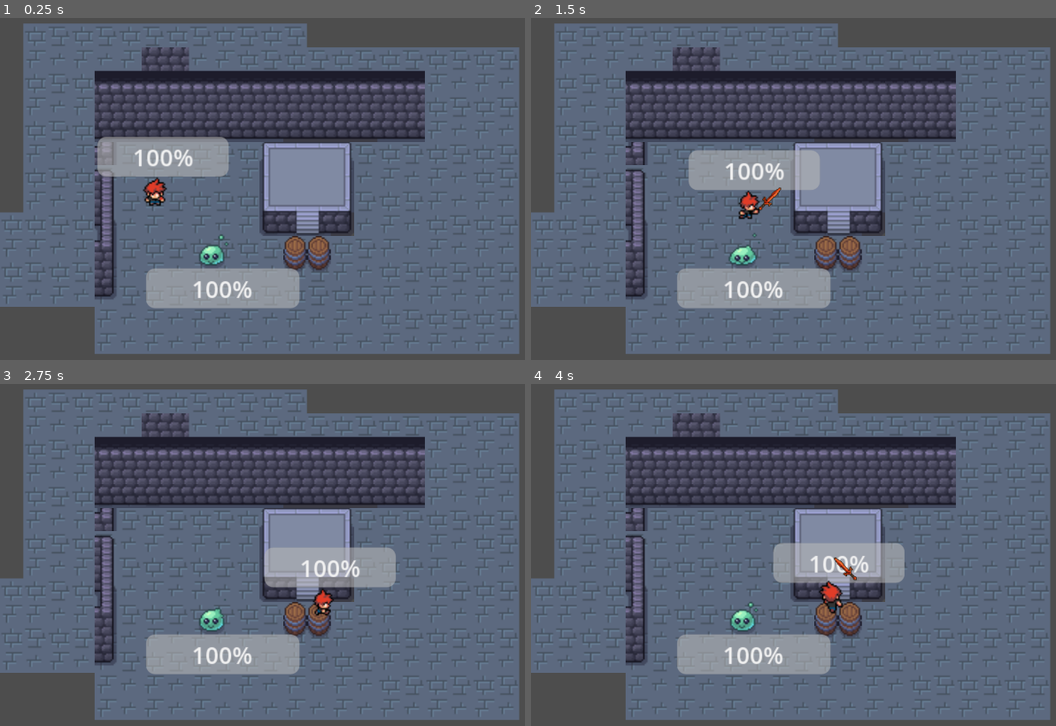
Above: before the commit, frames 1-4 (two rows, left to right).
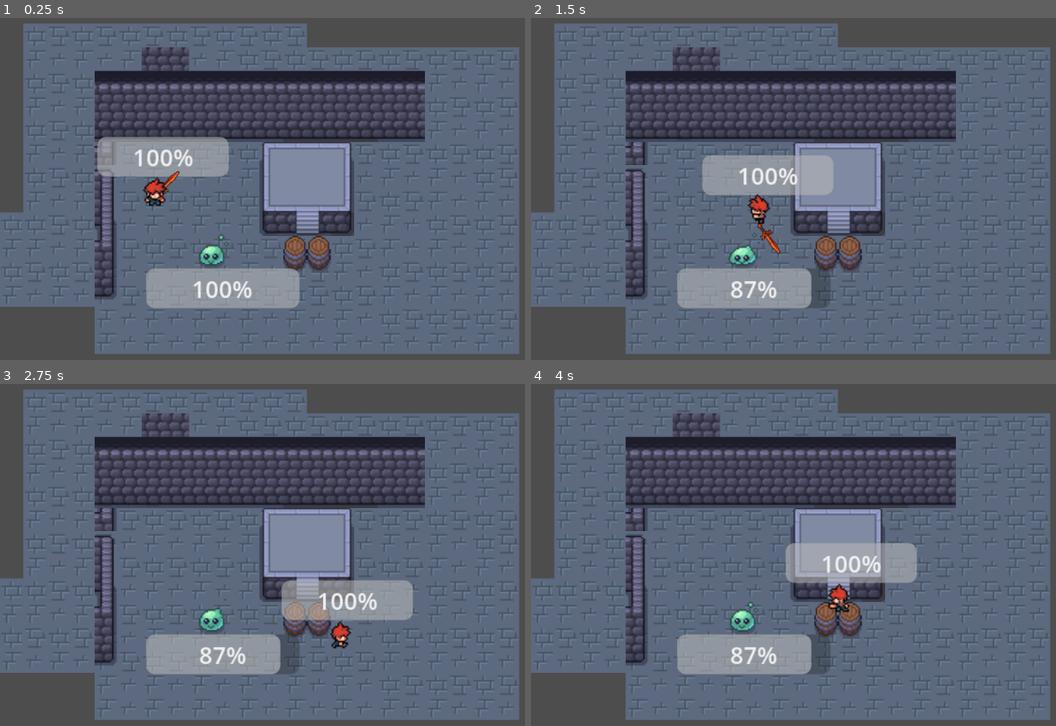
Above: after the commit, the same moments.

Repository: admiralbolt/number-go-up
Game: Godot game, scene res://test/Playground.tscn
Two runs of this game, one before a commit and one after it. Both use one fixed random seed, a clock stepped at 60 frames per second and the inputs below. This scene is started directly instead of the project's main scene.
Inputs:
- Up to frame 1 (0.25 s): no input
- Up to frame 2 (1.5 s): hold D (right) 0.53-1.28 s; tap J (attack) at 0.6, 1.35 s; hold S (down) from 1.28 s (still down)
- Up to frame 3 (2.75 s): release S (down) at 2.03 s; hold D (right) from 2.03 s (still down); tap Space (roll) at 2.1 s; tap J (attack) at 2.3 s
- Up to frame 4 (4 s): release D (right) at 2.78 s; hold W (up) 2.78-3.53 s; tap J (attack) at 2.85, 3.6 s; hold A (left) from 3.53 s (still down)

The runs differ from the first frame. In frame 1, less than 0.1% of the frame differs, in the area x 30-35%, y 44-52%; in frame 2, 2.9%; in frame 3, 5.7%, in the area x 36-79%, y 47-85%; in frame 4, 2.1%.

Commit message:
Fixed up the generic weapon animator + the weapon shaping script!

Diff:
--- a/items/weapons/swords/red_sword.gd
+++ b/items/weapons/swords/red_sword.gd
@@ -5,9 +5,7 @@
 func _init():
   self.weapon_name = "Red Sword"
   self.icon_path = "res://assets/items/red_sword.png"
-  self.collision_shape_path = "res://items/weapons/swords/red_sword_shape.tres"
-  self.render_scale = 0.51
+  self.sword_shape_path = "res://items/weapons/swords/red_sword_shape.tres"
   self.base_rotation_degrees = 45
-  self.position_offset = Vector2(15, -15)
   self.attack_animation_type = AttackAnimationType.SLASH
   self.attack_animation_effect_type = AttackAnimationEffectType.SLASH
--- a/items/weapons/swords/red_sword_shape.tres
+++ b/items/weapons/swords/red_sword_shape.tres
@@ -1,6 +1,6 @@
-[gd_resource type="Resource" script_class="CollisionWithTransform" format=3 uid="uid://b1hfx3j8yd7a4"]
+[gd_resource type="Resource" script_class="SwordShape" format=3 uid="uid://b1hfx3j8yd7a4"]
 
-[ext_resource type="Script" uid="uid://c1q3eykwhquyn" path="res://util/collision_with_transform.gd" id="1_8o3wp"]
+[ext_resource type="Script" uid="uid://tyb4s8ik0smc" path="res://util/sword_shape.gd" id="1_8o3wp"]
 
 [sub_resource type="CapsuleShape2D" id="CapsuleShape2D_pjfh6"]
 radius = 4.949682
@@ -8,7 +8,9 @@
 
 [resource]
 script = ExtResource("1_8o3wp")
+parent_scale = Vector2(0.6, 0.6)
+sprite_position = Vector2(12.5605545, -12.616631)
 collision_shape = SubResource("CapsuleShape2D_pjfh6")
-position = Vector2(6.271038, -6.663555)
-rotation = 0.7853064
-scale = Vector2(1, 1)
+shape_position = Vector2(18.831593, -19.280186)
+shape_rotation = 0.7853064
+shape_scale = Vector2(1, 1)
--- a/items/weapons/weapon.gd
+++ b/items/weapons/weapon.gd
@@ -13,17 +13,14 @@
 @export var weapon_name: String
 # The full path to the icon for this weapon e.g. res://assets/items/red_sword.png
 @export var icon_path: String
-# The full path to the collision shape for this weapon e.g. res://items/weapons/swords/...
-# This is a string path instead of the actual CollisionShape2D resource, because
-# we only need to load this part when we equpi the weapon.
-@export var collision_shape_path: String
-# How much we should scale the entire thing.
-@export var render_scale: float
+# The full path to the sword shape for this weapon e.g. res://items/weapons/swords/...
+# This is a string path instead of the actual SwordShape resource, because
+# we only need to load this part when we equip the weapon.
+# See the SwordShaping scene for creating this resource.
+@export var sword_shape_path: String
 # The base rotation of the weapon icon in degrees. The default is 45, which
 # means the weapon is pointing up and to the right by default.
 @export var base_rotation_degrees: float = 45
-# Offset when rendering the weapon.
-@export var position_offset: Vector2 = Vector2.ZERO
 # Which attack animation type to use when attacking.
 @export var attack_animation_type: AttackAnimationType = AttackAnimationType.SLASH
 # Which attack effect type to use when attacking.
--- a/main_character/player.tscn
+++ b/main_character/player.tscn
@@ -14,86 +14,7 @@
 [ext_resource type="Script" uid="uid://8lj85d5udfx4" path="res://main_character/weapon_animator.gd" id="11_q2hn0"]
 [ext_resource type="PackedScene" uid="uid://c66loi4ua6wj7" path="res://ui/basic_health_bar.tscn" id="12_5vaow"]
 
-[sub_resource type="Animation" id="Animation_q2hn0"]
-resource_name = "RESET"
-length = 0.1
-tracks/0/type = "value"
-tracks/0/imported = false
-tracks/0/enabled = true
-tracks/0/path = NodePath(".:position")
-tracks/0/interp = 1
-tracks/0/loop_wrap = true
-tracks/0/keys = {
-"times": PackedFloat32Array(0),
-"transitions": PackedFloat32Array(1),
-"update": 0,
-"values": [Vector2(0, 0)]
-}
-tracks/1/type = "value"
-tracks/1/imported = false
-tracks/1/enabled = true
-tracks/1/path = NodePath(".:rotation")
-tracks/1/interp = 1
-tracks/1/loop_wrap = true
-tracks/1/keys = {
-"times": PackedFloat32Array(0),
-"transitions": PackedFloat32Array(1),
-"update": 0,
-"values": [0.0]
-}
-tracks/2/type = "value"
-tracks/2/imported = false
-tracks/2/enabled = true
-tracks/2/path = NodePath(".:visible")
-tracks/2/interp = 1
-tracks/2/loop_wrap = true
-tracks/2/keys = {
-"times": PackedFloat32Array(0),
-"transitions": PackedFloat32Array(1),
-"update": 1,
-"values": [false]
-}
-tracks/3/type = "value"
-tracks/3/imported = false
-tracks/3/enabled = true
-tracks/3/path = NodePath("WeaponSprite:position")
-tracks/3/interp = 1
-tracks/3/loop_wrap = true
-tracks/3/keys = {
-"times": PackedFloat32Array(0),
-"transitions": PackedFloat32Array(1),
-"update": 0,
-"values": [Vector2(0, 0)]
-}
-tracks/4/type = "value"
-tracks/4/imported = false
-tracks/4/enabled = true
-tracks/4/path = NodePath("WeaponSprite:rotation")
-tracks/4/interp = 1
-tracks/4/loop_wrap = true
-tracks/4/keys = {
-"times": PackedFloat32Array(0),
-"transitions": PackedFloat32Array(1),
-"update": 0,
-"values": [0.0]
-}
-tracks/5/type = "value"
-tracks/5/imported = false
-tracks/5/enabled = true
-tracks/5/path = NodePath("WeaponSprite:visible")
-tracks/5/interp = 1
-tracks/5/loop_wrap = true
-tracks/5/keys = {
-"times": PackedFloat32Array(0),
-"transitions": PackedFloat32Array(1),
-"update": 1,
-"values": [true]
-}
-
 [sub_resource type="AnimationLibrary" id="AnimationLibrary_kfiix"]
-_data = {
-&"RESET": SubResource("Animation_q2hn0")
-}
 
 [sub_resource type="CapsuleShape2D" id="CapsuleShape2D_4flbx"]
 radius = 4.0
@@ -124,23 +45,22 @@
 script = ExtResource("1_011kr")
 
 [node name="WeaponRenderer" type="Node2D" parent="." unique_id=894592039]
-visible = false
 script = ExtResource("2_q2hn0")
 
-[node name="WeaponSprite" type="Sprite2D" parent="WeaponRenderer" unique_id=254324246]
+[node name="SpriteAndShape" type="Node2D" parent="WeaponRenderer" unique_id=411614442]
+
+[node name="WeaponSprite" type="Sprite2D" parent="WeaponRenderer/SpriteAndShape" unique_id=254324246]
 texture = ExtResource("9_4d3ay")
+
+[node name="HitBox" parent="WeaponRenderer/SpriteAndShape" unique_id=827173607 instance=ExtResource("5_kfiix")]
+collision_mask = 3
+
+[node name="WeaponCollisionShape" type="CollisionShape2D" parent="WeaponRenderer/SpriteAndShape/HitBox" unique_id=123902274]
+debug_color = Color(1, 0.078431375, 0, 0.41960785)
 
 [node name="WeaponAnimator" type="AnimationPlayer" parent="WeaponRenderer" unique_id=1014265080]
 libraries/ = SubResource("AnimationLibrary_kfiix")
-autoplay = &"RESET"
 script = ExtResource("11_q2hn0")
-
-[node name="HitBox" parent="WeaponRenderer" unique_id=827173607 instance=ExtResource("5_kfiix")]
-collision_mask = 3
-
-[node name="WeaponCollisionShape" type="CollisionShape2D" parent="WeaponRenderer/HitBox" unique_id=123902274]
-position = Vector2(0, -13)
-debug_color = Color(1, 0.078431375, 0, 0.41960785)
 
 [node name="Sprite2D" type="Sprite2D" parent="." unique_id=262927677]
 unique_name_in_owner = true
--- a/main_character/player_animator.gd
+++ b/main_character/player_animator.gd
@@ -4,7 +4,7 @@
 static var ANIMATION_DURATION = {
   "walk": 0.6,
   "roll": 0.4,
-  "attack": 2,
+  "attack": 0.5,
   "idle": 0.6
 }
 
--- a/main_character/player_attack_state.gd
+++ b/main_character/player_attack_state.gd
@@ -31,14 +31,14 @@
 func on_exit() -> void:
   self.state_machine.player.animation_player.stop()
   self.state_machine.player.weapon_renderer.animator.stop()
-  self.state_machine.player.weapon_renderer.visible = false
+  self.state_machine.player.weapon_renderer.sprite_and_shape.visible = false
   self.state_machine.player.weapon_renderer.hit_box.reset()
 
 func process(delta: float) -> String:
   self.attack_timer -= delta
   if self.attack_timer <= (PlayerAnimator.ANIMATION_DURATION["attack"] * 0.4):
     self.state_machine.player.weapon_renderer.hit_box.disable()
-    self.state_machine.player.weapon_renderer.animator.weapon.visible = false
+    self.state_machine.player.weapon_renderer.sprite_and_shape.visible = false
 
   if self.attack_timer > 0:
     return State.NULL_STATE
--- a/main_character/weapon_animator.gd
+++ b/main_character/weapon_animator.gd
@@ -1,97 +1,37 @@
 class_name WeaponAnimator extends AnimationPlayer
 
-@onready var weapon_renderer: Node2D = $"../../WeaponRenderer"
+@onready var weapon_parent_node: Node2D = $"../SpriteAndShape"
 @onready var anim_root_node: Node = self.get_node(self.root_node)
-@onready var weapon_renderer_path: NodePath = anim_root_node.get_path_to(weapon_renderer)
-@onready var weapon_visible_path: NodePath = "%s:visible" % weapon_renderer_path
-@onready var weapon_position_path: NodePath = "%s:position" % weapon_renderer_path
-@onready var weapon_rotation_path: NodePath = "%s:rotation" % weapon_renderer_path
+@onready var weapon_parent_node_path: NodePath = anim_root_node.get_path_to(weapon_parent_node)
+
+@onready var weapon_visible_path: NodePath = "%s:visible" % weapon_parent_node_path
+@onready var weapon_position_path: NodePath = "%s:position" % weapon_parent_node_path
+@onready var weapon_rotation_path: NodePath = "%s:rotation" % weapon_parent_node_path
 
 var weapon: Weapon
+
+static func make_key_frame_list(point: Vector2, rotation_from: float, rotation_to: float) -> KeyFrameDataList:
+  var key_frame_data_list: KeyFrameDataList = KeyFrameDataList.new()
+  key_frame_data_list.add_key_frame(KeyFrameData.new(point, MathUtil.degrees_to_radians(rotation_from)))
+  key_frame_data_list.add_key_frame(KeyFrameData.new(point, MathUtil.degrees_to_radians((rotation_to + rotation_from) / 2)))
+
+  for _i in range(6):
+    key_frame_data_list.add_key_frame(KeyFrameData.new(point, MathUtil.degrees_to_radians(rotation_to)))
+
+  return key_frame_data_list
+
 
 # Will eventually need to abstract this a bit, but for now let's test
 # this manually / semi-randomly to see what's what.
 var POSITIONS: Dictionary[String, KeyFrameDataList] = {
-  "down": KeyFrameDataList.new([
-    KeyFrameData.new(Vector2(-4.1, 1.7), MathUtil.degrees_to_radians(-135)),
-    KeyFrameData.new(Vector2(0.5, 4.6), MathUtil.degrees_to_radians(-180)),
-    KeyFrameData.new(Vector2(5.1, 7.5), MathUtil.degrees_to_radians(-225)),
-    KeyFrameData.new(Vector2(5.1, 7.5), MathUtil.degrees_to_radians(-225)),
-    KeyFrameData.new(Vector2(5.1, 7.5), MathUtil.degrees_to_radians(-225)),
-    KeyFrameData.new(Vector2(5.1, 7.5), MathUtil.degrees_to_radians(-225)),
-    KeyFrameData.new(Vector2(5.1, 7.5), MathUtil.degrees_to_radians(-225)),
-    KeyFrameData.new(Vector2(5.1, 7.5), MathUtil.degrees_to_radians(-225)),
-  ]),
-  "downleft": KeyFrameDataList.new([
-    KeyFrameData.new(Vector2(-4.1, 1.7), MathUtil.degrees_to_radians(-90)),
-    KeyFrameData.new(Vector2(0.5, 4.6), MathUtil.degrees_to_radians(-135)),
-    KeyFrameData.new(Vector2(5.1, 7.5), MathUtil.degrees_to_radians(-180)),
-    KeyFrameData.new(Vector2(5.1, 7.5), MathUtil.degrees_to_radians(-180)),
-    KeyFrameData.new(Vector2(5.1, 7.5), MathUtil.degrees_to_radians(-180)),
-    KeyFrameData.new(Vector2(5.1, 7.5), MathUtil.degrees_to_radians(-180)),
-    KeyFrameData.new(Vector2(5.1, 7.5), MathUtil.degrees_to_radians(-180)),
-    KeyFrameData.new(Vector2(5.1, 7.5), MathUtil.degrees_to_radians(-180)),
-  ]),
-  "left": KeyFrameDataList.new([
-    KeyFrameData.new(Vector2(0, -6.5), MathUtil.degrees_to_radians(-45)),
-    KeyFrameData.new(Vector2(-3.05, -2.4), MathUtil.degrees_to_radians(-90)),
-    KeyFrameData.new(Vector2(-6.1, 1.7), MathUtil.degrees_to_radians(-135)),
-    KeyFrameData.new(Vector2(-6.1, 1.7), MathUtil.degrees_to_radians(-135)),
-    KeyFrameData.new(Vector2(-6.1, 1.7), MathUtil.degrees_to_radians(-135)),
-    KeyFrameData.new(Vector2(-6.1, 1.7), MathUtil.degrees_to_radians(-135)),
-    KeyFrameData.new(Vector2(-6.1, 1.7), MathUtil.degrees_to_radians(-135)),
-    KeyFrameData.new(Vector2(-6.1, 1.7), MathUtil.degrees_to_radians(-135)),
-  ]),
-  "upleft": KeyFrameDataList.new([
-    KeyFrameData.new(Vector2(0, -6.5), MathUtil.degrees_to_radians(0)),
-    KeyFrameData.new(Vector2(-3.05, -2.4), MathUtil.degrees_to_radians(-45)),
-    KeyFrameData.new(Vector2(-6.1, 1.7), MathUtil.degrees_to_radians(-90)),
-    KeyFrameData.new(Vector2(-6.1, 1.7), MathUtil.degrees_to_radians(-90)),
-    KeyFrameData.new(Vector2(-6.1, 1.7), MathUtil.degrees_to_radians(-90)),
-    KeyFrameData.new(Vector2(-6.1, 1.7), MathUtil.degrees_to_radians(-90)),
-    KeyFrameData.new(Vector2(-6.1, 1.7), MathUtil.degrees_to_radians(-90)),
-    KeyFrameData.new(Vector2(-6.1, 1.7), MathUtil.degrees_to_radians(-90)),
-  ]),
-  "up": KeyFrameDataList.new([
-    KeyFrameData.new(Vector2(4.1, -1.7), MathUtil.degrees_to_radians(45)),
-    KeyFrameData.new(Vector2(-0.5, -4.6), MathUtil.degrees_to_radians(0)),
-    KeyFrameData.new(Vector2(-5.1, -7.5), MathUtil.degrees_to_radians(-45)),
-    KeyFrameData.new(Vector2(-5.1, -7.5), MathUtil.degrees_to_radians(-45)),
-    KeyFrameData.new(Vector2(-5.1, -7.5), MathUtil.degrees_to_radians(-45)),
-    KeyFrameData.new(Vector2(-5.1, -7.5), MathUtil.degrees_to_radians(-45)),
-    KeyFrameData.new(Vector2(-5.1, -7.5), MathUtil.degrees_to_radians(-45)),
-    KeyFrameData.new(Vector2(-5.1, -7.5), MathUtil.degrees_to_radians(-45)),
-  ]),
-  "upright": KeyFrameDataList.new([
-    KeyFrameData.new(Vector2(4.1, -1.7), MathUtil.degrees_to_radians(90)),
-    KeyFrameData.new(Vector2(-0.5, -4.6), MathUtil.degrees_to_radians(45)),
-    KeyFrameData.new(Vector2(-5.1, -7.5), MathUtil.degrees_to_radians(0)),
-    KeyFrameData.new(Vector2(-5.1, -7.5), MathUtil.degrees_to_radians(0)),
-    KeyFrameData.new(Vector2(-5.1, -7.5), MathUtil.degrees_to_radians(0)),
-    KeyFrameData.new(Vector2(-5.1, -7.5), MathUtil.degrees_to_radians(0)),
-    KeyFrameData.new(Vector2(-5.1, -7.5), MathUtil.degrees_to_radians(0)),
-    KeyFrameData.new(Vector2(-5.1, -7.5), MathUtil.degrees_to_radians(0)),
-  ]),
-  "right": KeyFrameDataList.new([
-    KeyFrameData.new(Vector2(-1, 18), MathUtil.degrees_to_radians(135)),
-    KeyFrameData.new(Vector2(0, 14), MathUtil.degrees_to_radians(90)),
-    KeyFrameData.new(Vector2(1, 8), MathUtil.degrees_to_radians(45)),
-    KeyFrameData.new(Vector2(1, 8), MathUtil.degrees_to_radians(45)),
-    KeyFrameData.new(Vector2(1, 8), MathUtil.degrees_to_radians(45)),
-    KeyFrameData.new(Vector2(1, 8), MathUtil.degrees_to_radians(45)),
-    KeyFrameData.new(Vector2(1, 8), MathUtil.degrees_to_radians(45)),
-    KeyFrameData.new(Vector2(1, 8), MathUtil.degrees_to_radians(45)),
-  ]),
-  "downright": KeyFrameDataList.new([
-    KeyFrameData.new(Vector2(2, 5.5), MathUtil.degrees_to_radians(180)),
-    KeyFrameData.new(Vector2(5.05, 2.4), MathUtil.degrees_to_radians(135)),
-    KeyFrameData.new(Vector2(7.1, 0.8), MathUtil.degrees_to_radians(90)),
-    KeyFrameData.new(Vector2(7.1, 0.8), MathUtil.degrees_to_radians(90)),
-    KeyFrameData.new(Vector2(7.1, 0.8), MathUtil.degrees_to_radians(90)),
-    KeyFrameData.new(Vector2(7.1, 0.8), MathUtil.degrees_to_radians(90)),
-    KeyFrameData.new(Vector2(7.1, 0.8), MathUtil.degrees_to_radians(90)),
-    KeyFrameData.new(Vector2(7.1, 0.8), MathUtil.degrees_to_radians(90)),
-  ]),
+  "down": make_key_frame_list(Vector2(0, 8), -120, -240),
+  "downleft": make_key_frame_list(Vector2(-5, 5), -75, -195),
+  "left": make_key_frame_list(Vector2(-8, 0), -30, -150),
+  "upleft": make_key_frame_list(Vector2(-5, -5), 15, -105),
+  "up": make_key_frame_list(Vector2(0, -8), 60, -60),
+  "upright": make_key_frame_list(Vector2(5, -5), 105, -15),
+  "right": make_key_frame_list(Vector2(8, 0), 150, 30),
+  "downright": make_key_frame_list(Vector2(5, 5), 195, 75),
 }
 
 class KeyFrameDataList:
@@ -130,7 +70,7 @@
   for i in range(key_frames.key_frames.size()):
     var key_frame: KeyFrameData = key_frames.key_frames[i]
     var time: float = (i / float(key_frames.key_frames.size())) * duration
-    anim.track_insert_key(position_track_id, time, key_frame.position + self.weapon.position_offset)
+    anim.track_insert_key(position_track_id, time, key_frame.position)
     anim.track_insert_key(rotation_track_id, time, key_frame.rotation - MathUtil.degrees_to_radians(self.weapon.base_rotation_degrees))
 
   # Insert visible at start, and hide at end.
@@ -145,6 +85,8 @@
   for direction in Directions.DIRECTION_NAMES:
     var anim_name: String = "slash_%s" % direction
 
+    print("Creating animation: %s" % anim_name)
+
     var anim: Animation = self.create_animation(POSITIONS[direction], PlayerAnimator.ANIMATION_DURATION["attack"])
     animation_library.add_animation(anim_name, anim)
 
--- a/main_character/weapon_renderer.gd
+++ b/main_character/weapon_renderer.gd
@@ -1,32 +1,34 @@
 class_name WeaponRenderer extends Node2D
 
 @onready var animator: WeaponAnimator = $WeaponAnimator
-@onready var sprite: Sprite2D = $WeaponSprite
-@onready var hit_box: HitBox = $HitBox
+@onready var sprite_and_shape: Node2D = $SpriteAndShape
+@onready var sprite: Sprite2D = $SpriteAndShape/WeaponSprite
+@onready var hit_box: HitBox = $SpriteAndShape/HitBox
 
 
 func change_weapon(weapon: Weapon) -> void:
-  # Set our scale based on the weapon's render scale.
-  self.scale = Vector2(weapon.render_scale, weapon.render_scale)
+  var sword_shape: SwordShape = load(weapon.sword_shape_path)
 
-  # Load our sprite.
-  sprite.rotation_degrees = 0
-  sprite.texture = load(weapon.icon_path)
+  # Apply parent settings.
+  self.sprite_and_shape.scale = sword_shape.parent_scale
 
-  # Reload our animator.
-  animator.reset()
-  animator.initialize(weapon)
+  # Apply sprite settings.
+  self.sprite.position = sword_shape.sprite_position
+  print("Sprite position: %s, sword_shape.sprite_position: %s" % [self.sprite.position, sword_shape.sprite_position])
+  self.sprite.rotation_degrees = 0
+  self.sprite.texture = load(weapon.icon_path)
+  self.sprite.force_update_transform()
 
-  # Load the collision shape for our hit box.
-  var shape_with_transform: CollisionWithTransform = load(weapon.collision_shape_path)
-  hit_box.reset()
-  hit_box.collision_shape.shape = shape_with_transform.collision_shape
-  hit_box.position = shape_with_transform.position - (weapon.position_offset / 2)
-  hit_box.rotation = shape_with_transform.rotation
-  hit_box.scale = shape_with_transform.scale
-  hit_box.force_update_transform()
-  hit_box.enable()
-  hit_box.visible = true
+  # Apply collision shape settings.
+  self.hit_box.reset()
+  self.hit_box.collision_shape.shape = sword_shape.collision_shape
+  self.hit_box.position = sword_shape.shape_position
+  self.hit_box.rotation = sword_shape.shape_rotation
+  self.hit_box.scale = sword_shape.shape_scale
+
+  # Reload animation library.
+  self.animator.reset()
+  self.animator.initialize(weapon)
 
 func _ready() -> void:
   # Load our red sword by default, let's see what happens.
--- a/test/WeaponShaping.tscn
+++ b/test/WeaponShaping.tscn
@@ -1,22 +1,27 @@
 [gd_scene format=3 uid="uid://bonbapxu5yhyv"]
 
 [ext_resource type="Texture2D" uid="uid://668wavp86y0h" path="res://assets/items/red_sword.png" id="1_pjfh6"]
-[ext_resource type="Resource" uid="uid://b1hfx3j8yd7a4" path="res://items/weapons/swords/red_sword_shape.tres" id="2_f3ju7"]
-[ext_resource type="Script" uid="uid://b8rrr407rntog" path="res://test/collision_shape_2d.gd" id="3_yedie"]
+[ext_resource type="Script" uid="uid://dttqhkwiwb30g" path="res://test/weapon_shaping.gd" id="1_tpe81"]
+[ext_resource type="Resource" uid="uid://b1hfx3j8yd7a4" path="res://items/weapons/swords/red_sword_shape.tres" id="2_pjfh6"]
 
 [sub_resource type="CapsuleShape2D" id="CapsuleShape2D_pjfh6"]
 radius = 4.949682
 height = 33.941124
 
 [node name="WeaponShaping" type="Node2D" unique_id=820197576]
+process_mode = 3
+script = ExtResource("1_tpe81")
+save_data = ExtResource("2_pjfh6")
 
-[node name="Sprite2D" type="Sprite2D" parent="." unique_id=1846383556]
+[node name="SpriteAndShape" type="Node2D" parent="." unique_id=1349343433]
+scale = Vector2(0.52, 0.52)
+
+[node name="Sprite2D" type="Sprite2D" parent="SpriteAndShape" unique_id=1846383556]
+position = Vector2(12.5605545, -12.616631)
 texture = ExtResource("1_pjfh6")
 
-[node name="CollisionShape2D" type="CollisionShape2D" parent="." unique_id=1624483193]
+[node name="CollisionShape2D" type="CollisionShape2D" parent="SpriteAndShape" unique_id=1624483193]
 process_mode = 3
-position = Vector2(6.271038, -6.663555)
+position = Vector2(18.831593, -19.280186)
 rotation = 0.7853064
 shape = SubResource("CapsuleShape2D_pjfh6")
-script = ExtResource("3_yedie")
-save_data = ExtResource("2_f3ju7")
--- a/test/collision_shape_2d.gd
+++ /dev/null
@@ -1,19 +0,0 @@
-@tool
-extends CollisionShape2D
-
-@export var save_data: CollisionWithTransform
-
-func _ready() -> void:
-  self.save_data = CollisionWithTransform.new()
-  self.shape.changed.connect(self._on_shape_changed)
-  self.process_mode = Node.PROCESS_MODE_ALWAYS
-
-
-func _process(_delta: float) -> void:
-  save_data.position = self.position
-  save_data.rotation = self.rotation
-  save_data.scale = self.scale
-  save_data.collision_shape = self.shape
-
-func _on_shape_changed() -> void:
-  save_data.collision_shape = self.shape
--- /dev/null
+++ b/test/weapon_shaping.gd
@@ -0,0 +1,23 @@
+@tool
+extends Node2D
+
+@onready var sprite_and_shape: Node2D = $SpriteAndShape
+@onready var sprite: Sprite2D = $SpriteAndShape/Sprite2D
+@onready var collision_shape: CollisionShape2D = $SpriteAndShape/CollisionShape2D
+
+@export var save_data: SwordShape
+
+@export_tool_button("Save Settings", "Callable") var save_action = save_settings
+
+func _ready() -> void:
+  self.save_data = SwordShape.new()
+  self.process_mode = Node.PROCESS_MODE_ALWAYS
+
+func save_settings() -> void:
+  print("Saving settings...")
+  save_data.parent_scale = self.sprite_and_shape.scale
+  save_data.sprite_position = self.sprite.position
+  save_data.collision_shape = self.collision_shape.shape
+  save_data.shape_position = self.collision_shape.position
+  save_data.shape_rotation = self.collision_shape.rotation
+  save_data.shape_scale = self.collision_shape.scale
--- a/util/collision_with_transform.gd
+++ /dev/null
@@ -1,6 +0,0 @@
-class_name CollisionWithTransform extends Resource
-
-@export var collision_shape: Shape2D
-@export var position: Vector2
-@export var rotation: float
-@export var scale: Vector2
--- /dev/null
+++ b/util/sword_shape.gd
@@ -0,0 +1,13 @@
+class_name SwordShape extends Resource
+
+@export_category("Sprite And Shape Parent")
+@export var parent_scale: Vector2
+
+@export_category("Sprite")
+@export var sprite_position: Vector2
+
+@export_category("Shape")
+@export var collision_shape: Shape2D
+@export var shape_position: Vector2
+@export var shape_rotation: float
+@export var shape_scale: Vector2
Not shown, removed: test/collision_shape_2d.gd.uid
Not shown, added: test/weapon_shaping.gd.uid
Not shown, removed: util/collision_with_transform.gd.uid
Not shown, added: util/sword_shape.gd.uid
